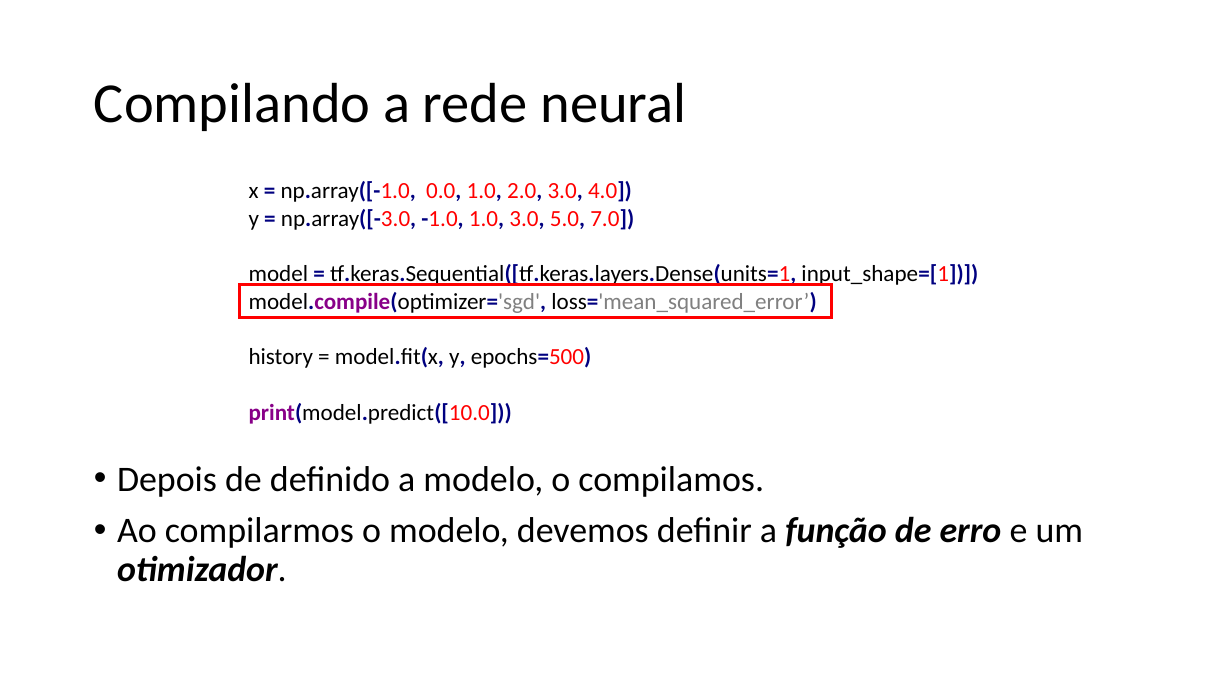
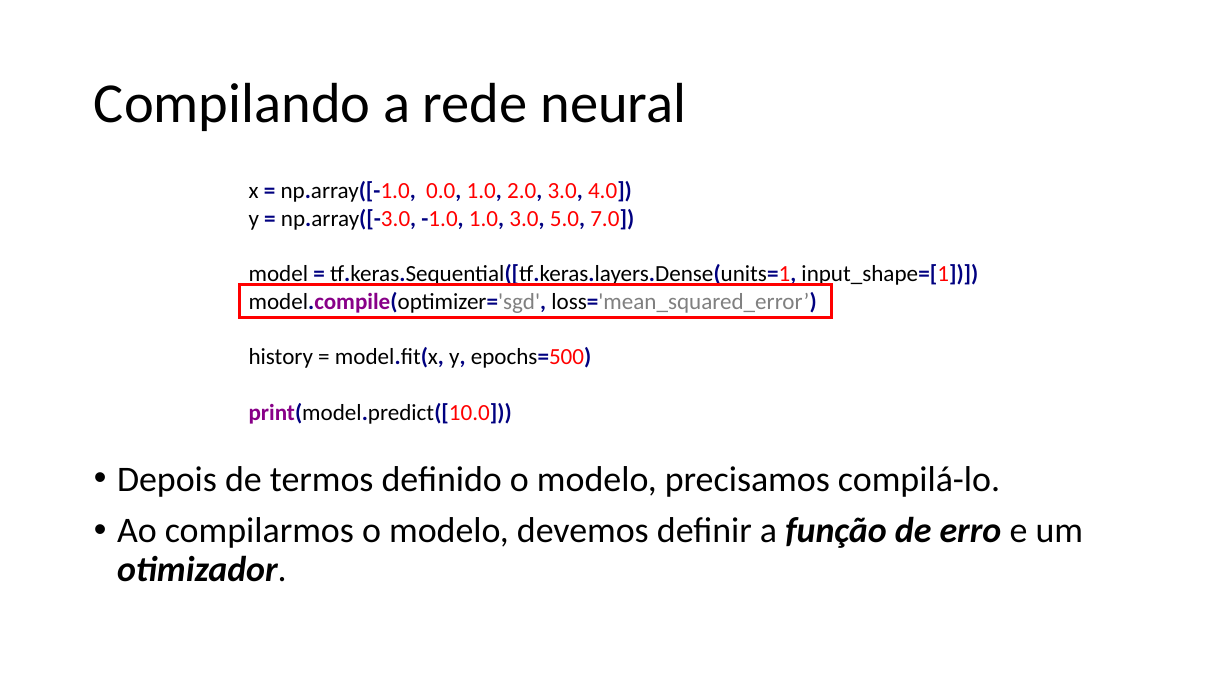
Before and after one commit to zz4fap/tp557-iot-ml, a slide deck: slide 14 of slides/TP557_7_Regressão_com_DNNs.pptx. Drawn at 1232x693 pixels with LibreOffice and Linux fonts; fonts in the diff are those of the drawing. Boxes give left, top, right and bottom in pixels: in the first picture for what was removed or moved away, otherwise in the second. Text is boxed around its words. In the diff, an @@ line names an element or a change of style, - is before the commit and + after.

Commit message:
update of slides

```diff
--- a/slides/TP557_7_Regressão_com_DNNs.pptx
+++ b/slides/TP557_7_Regressão_com_DNNs.pptx
@@ text at (117, 466, 1000, 497): text changed @@
-• Depois de definido a modelo, o compilamos.
+• Depois de termos definido o modelo, precisamos compilá-lo.
```
Also in this commit, not shown: 1 other slide changed.
